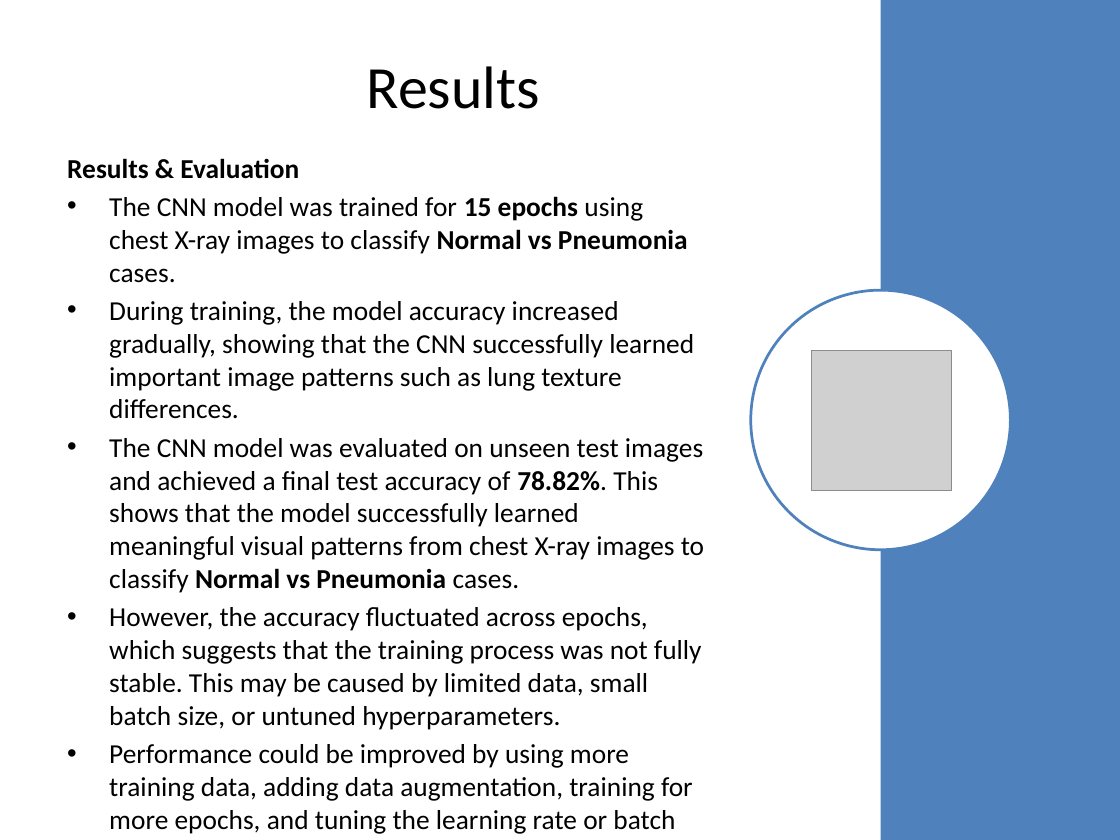
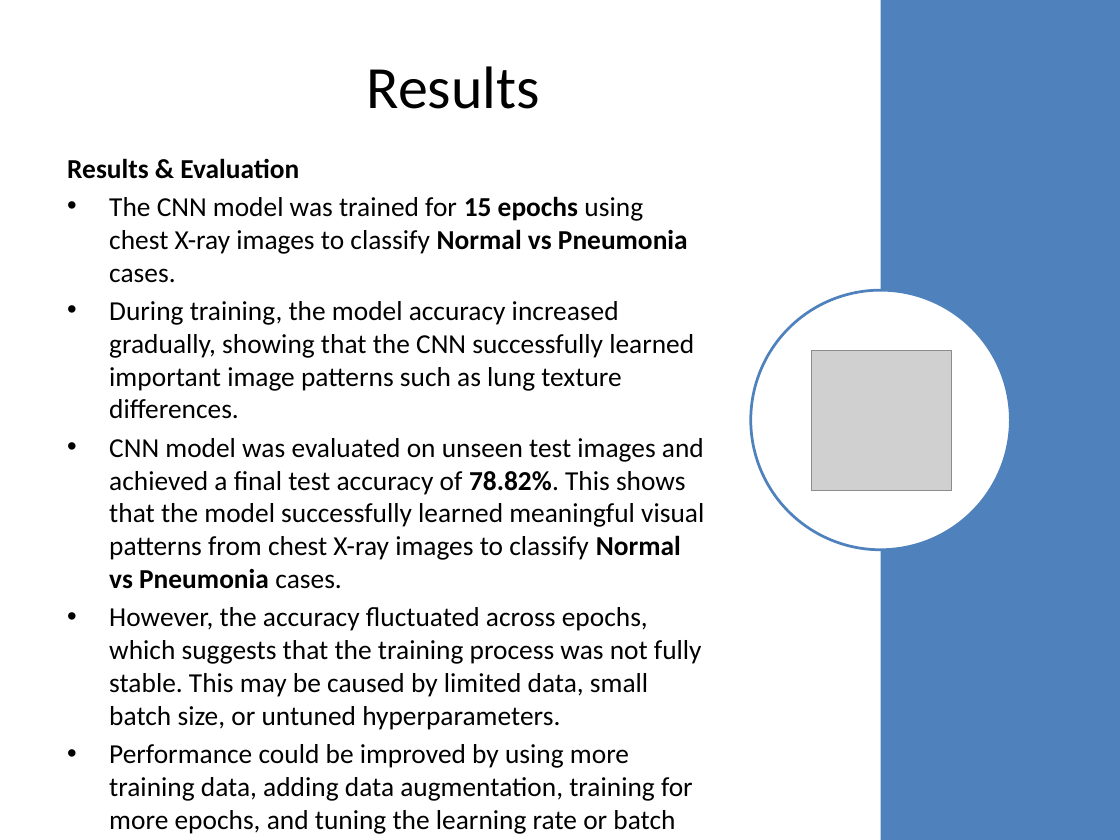
Before and after one commit to thucanh305/mrp_final, a slide deck: slide 6 of MRP_Final_Presentation_Slide_Final.pptx. Drawn at 1120x840 pixels with LibreOffice and Linux fonts; fonts in the diff are those of the drawing; grey boxes stand for pictures. Boxes give left, top, right and bottom in pixels: in the first picture for what was removed or moved away, otherwise in the second. Text is boxed around its words. In the diff, an @@ line names an element or a change of style, - is before the commit and + after.

```diff
--- a/MRP_Final_Presentation_Slide_Final.pptx
+++ b/MRP_Final_Presentation_Slide_Final.pptx
@@ text at [109,438,704,589]: text changed @@
-• The CNN model was evaluated on unseen test images and achieved a final test accuracy of 78.82%. This shows that the model successfully learned meaningful visual patterns from chest X-ray images to classify Normal vs Pneumonia cases.
+• CNN model was evaluated on unseen test images and achieved a final test accuracy of 78.82%. This shows that the model successfully learned meaningful visual patterns from chest X-ray images to classify Normal vs Pneumonia cases.
```
Also in this commit, not shown: 2 other slides changed.
